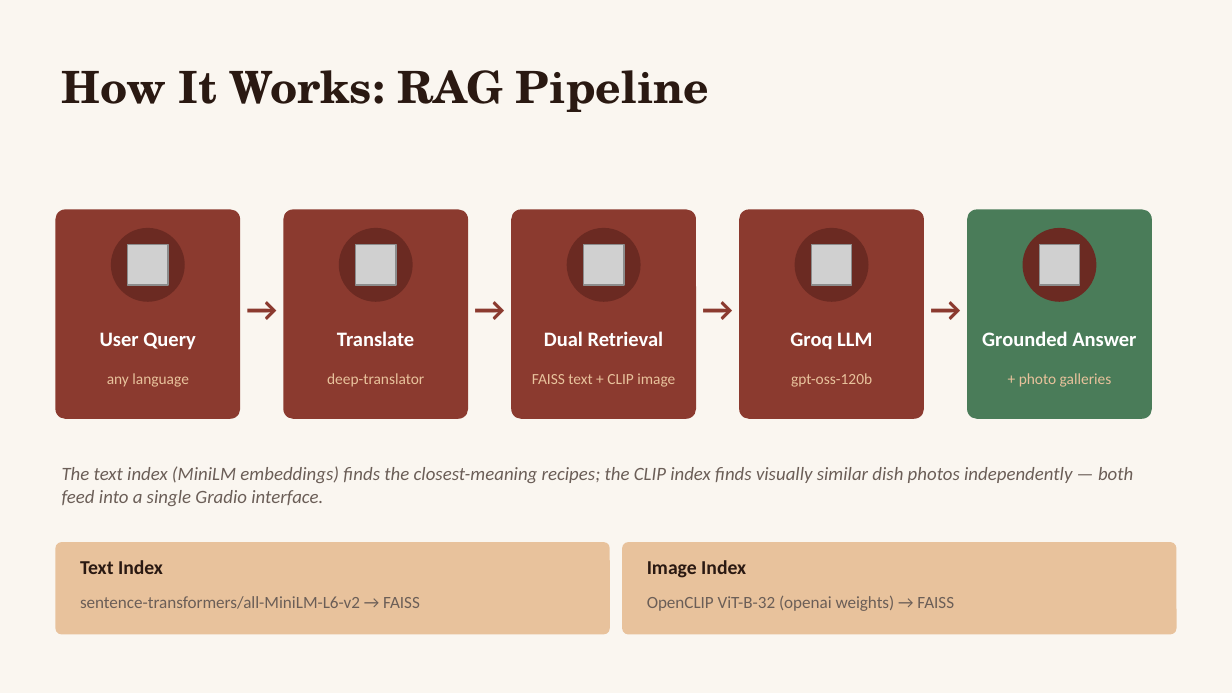
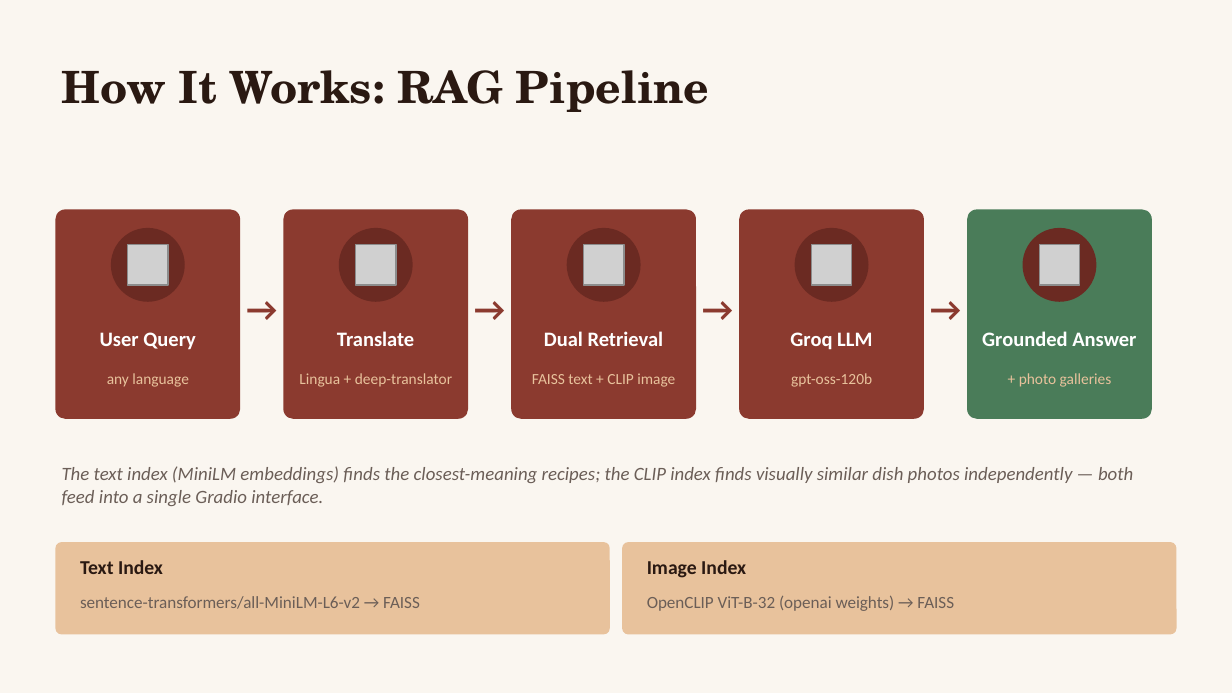
Before and after one commit to vedikagupta0/CraveItSearchItCookIt, a slide deck: slide 3 of ppt/craveitsearchitcookit_presentation.pptx. Drawn at 1232x693 pixels with LibreOffice and Linux fonts; fonts in the diff are those of the drawing; grey boxes stand for pictures. Boxes give left, top, right and bottom in pixels: in the first picture for what was removed or moved away, otherwise in the second. Text is boxed around its words. In the diff, an @@ line names an element or a change of style, - is before the commit and + after.

Commit message:
updated lingua and removed langdetect

```diff
--- a/ppt/craveitsearchitcookit_presentation.pptx
+++ b/ppt/craveitsearchitcookit_presentation.pptx
@@ text at (299, 373, 452, 387): text changed @@
-deep-translator
+Lingua + deep-translator
```
Also in this commit, not shown: 2 other slides changed, 2 other files.
